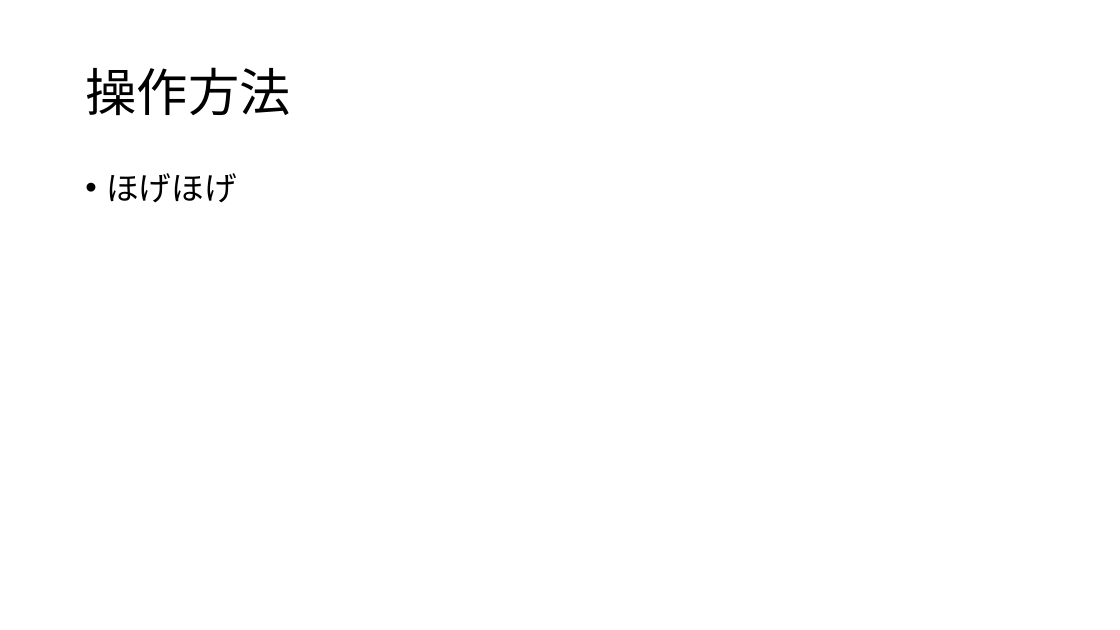
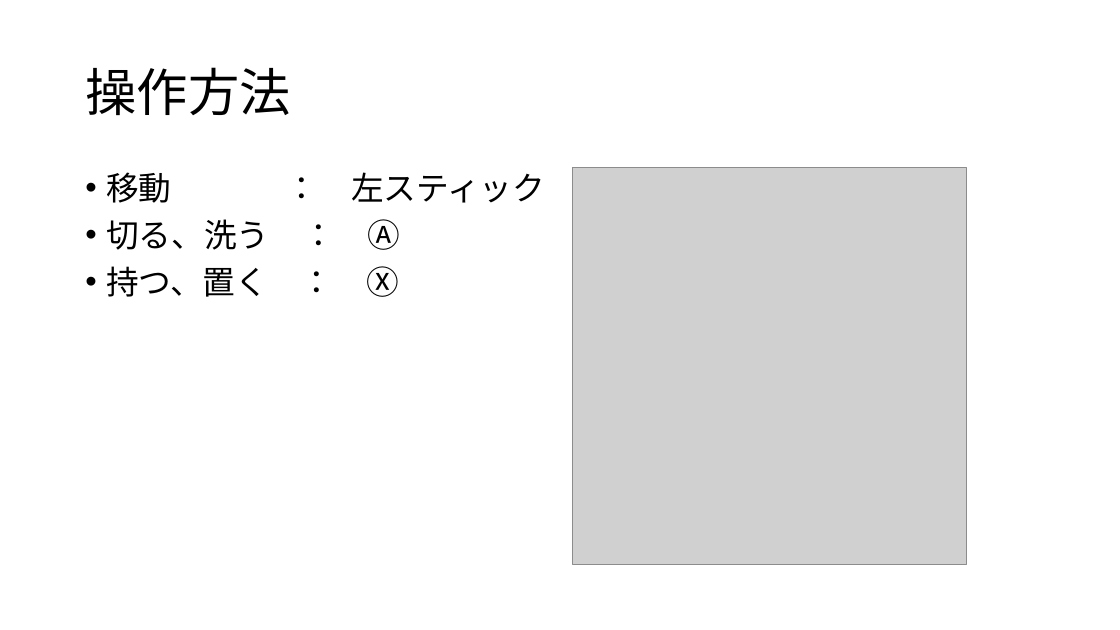
Before and after one commit to kyotento/KyotEngine, a slide deck: slide 6 of ポートフォリオ(仮).pptx. Drawn at 1120x630 pixels with LibreOffice and Linux fonts; fonts in the diff are those of the drawing; grey boxes stand for pictures. Boxes give left, top, right and bottom in pixels: in the first picture for what was removed or moved away, otherwise in the second. Text is boxed around its words. In the diff, an @@ line names an element or a change of style, - is before the commit and + after.

```diff
--- a/ポートフォリオ(仮).pptx
+++ b/ポートフォリオ(仮).pptx
@@ text at bbox=[106, 172, 545, 297]: text changed @@
-• ほげほげ
+• 移動 ： 左スティック
+• 切る、洗う ： Ⓐ
+• 持つ、置く ： Ⓧ
@@ picture added at bbox=[573, 168, 967, 565] @@
```
Also in this commit, not shown: 2 other slides changed, 1 slide added, 3 slides removed, 6 other files.
